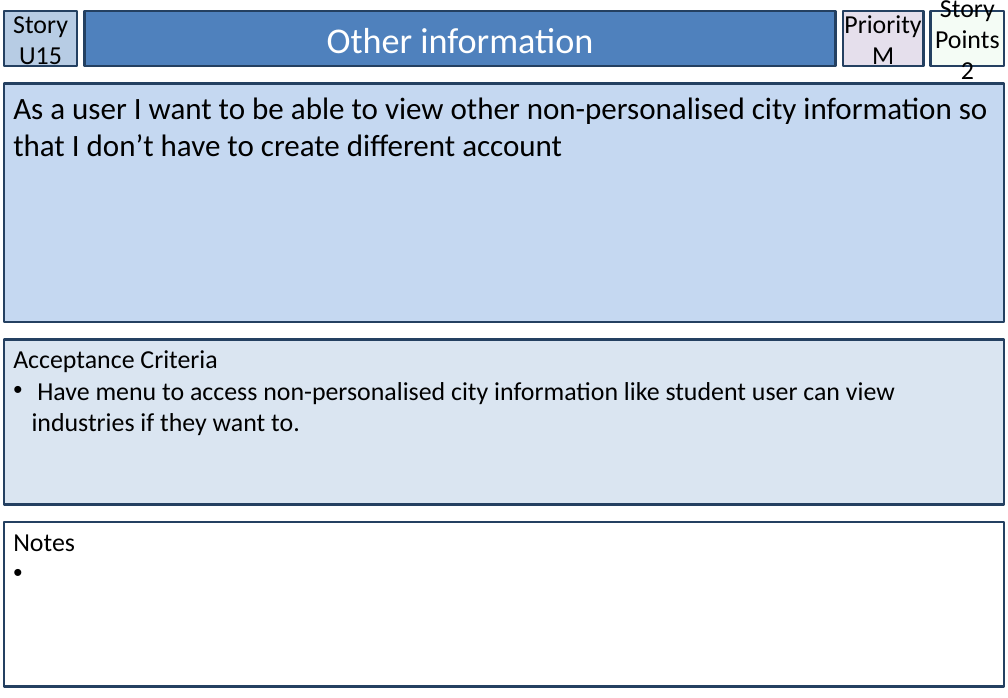
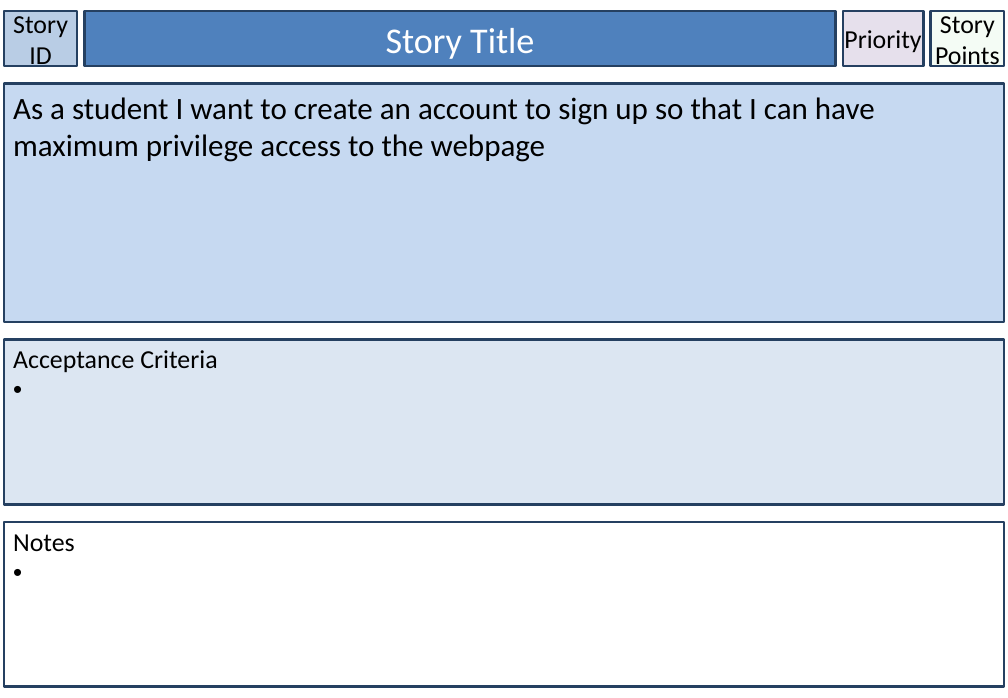
Before and after one commit to lufee84/GROUP-44, a slide deck: slide 45 of Adrian - STORY CARD.pptx (slide 22 before the commit). Drawn at 1008x698 pixels with LibreOffice and Linux fonts; fonts in the diff are those of the drawing. Boxes give left, top, right and bottom in pixels: in the first picture for what was removed or moved away, otherwise in the second. Text is boxed around its words. In the diff, an @@ line names an element or a change of style, - is before the commit and + after.

```diff
--- a/Adrian - STORY CARD.pptx
+++ b/Adrian - STORY CARD.pptx
@@ rectangle "Story ID" at [4,11,77,66]: fill #B7CCE4 to #B9CDE5; outline #244061 2 pt to #254061 2 pt @@
@@ text in rectangle at [13,16,68,71]: text changed @@
-Story U15
+Story ID
@@ rectangle "Story Title" at [85,11,836,66]: outline #244061 2 pt to #254061 2 pt @@
@@ text in rectangle at [386,28,534,59]: text changed @@
-Other information
+Story Title
@@ rectangle "Priority" at [843,11,924,66]: fill #E5DFEC to #E6E0EC; outline #244061 2 pt to #254061 2 pt @@
@@ rectangle "Story Points" at [931,11,1004,66]: outline #244061 2 pt to #254061 2 pt @@
@@ text in rectangle at [872,47,894,67]: paragraph removed @@
-M
@@ rectangle "As a student I want ..." at [4,84,1004,322]: fill #C5D8F1 to #C6D9F1; outline #244061 2 pt to #254061 2 pt @@
@@ text in rectangle at [961,62,974,86]: paragraph removed @@
-2
@@ text in rectangle at [13,97,875,162]: text changed @@
-As a user I want to be able to view other non-personalised city information so that I don’t have to create different account
+As a student I want to create an account to sign up so that I can have maximum privilege access to the webpage
@@ rectangle "Acceptance Criteria" at [4,340,1004,504]: fill #DAE5F1 to #DCE6F2; outline #244061 2 pt to #254061 2 pt @@
@@ text in rectangle at [32,382,895,436]: paragraph removed @@
-• Have menu to access non-personalised city information like student user can view industries if they want to.
```
Also in this commit, not shown: 57 other slides changed, 9 slides added, 4 slides removed, 5 other files.
